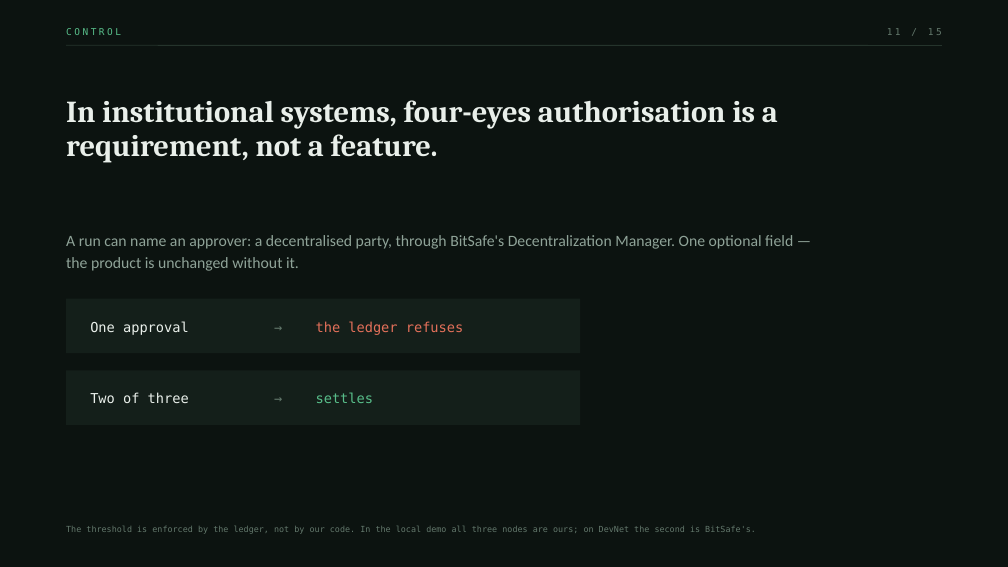
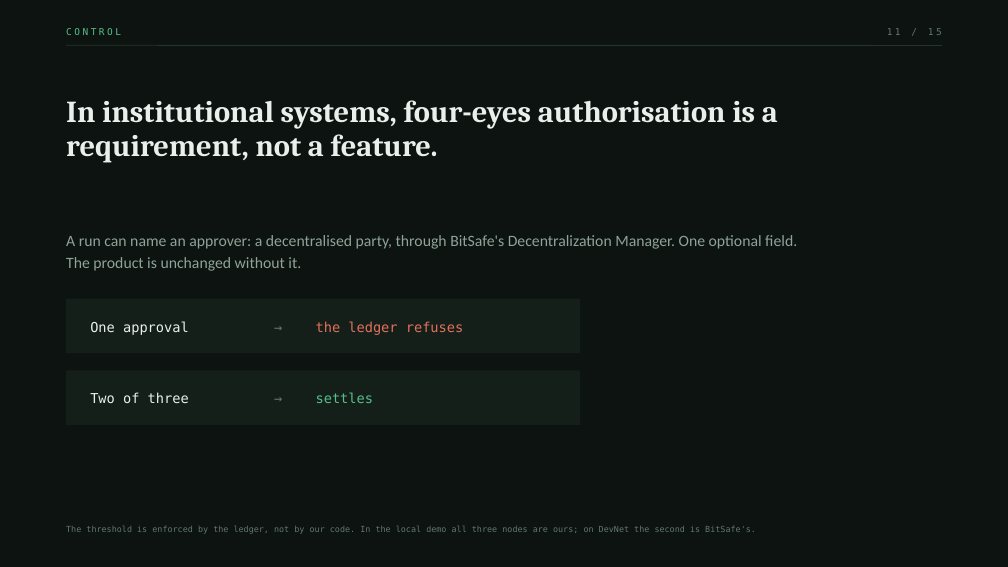
Before and after one commit to Chain-Experts/Indivisa, a slide deck: slide 11 of docs/Indivisa-pitch.pptx. Drawn at 1008x567 pixels with LibreOffice and Linux fonts; fonts in the diff are those of the drawing. Boxes give left, top, right and bottom in pixels: in the first picture for what was removed or moved away, otherwise in the second. Text is boxed around its words. In the diff, an @@ line names an element or a change of style, - is before the commit and + after.

```diff
--- a/docs/Indivisa-pitch.pptx
+++ b/docs/Indivisa-pitch.pptx
@@ text at (66, 235, 797, 271): text changed @@
-A run can name an approver: a decentralised party, through BitSafe's Decentralization Manager. One optional field — the product is unchanged without it.
+A run can name an approver: a decentralised party, through BitSafe's Decentralization Manager. One optional field. The product is unchanged without it.
```
Also in this commit, not shown: 9 other slides changed, 7 other files.
